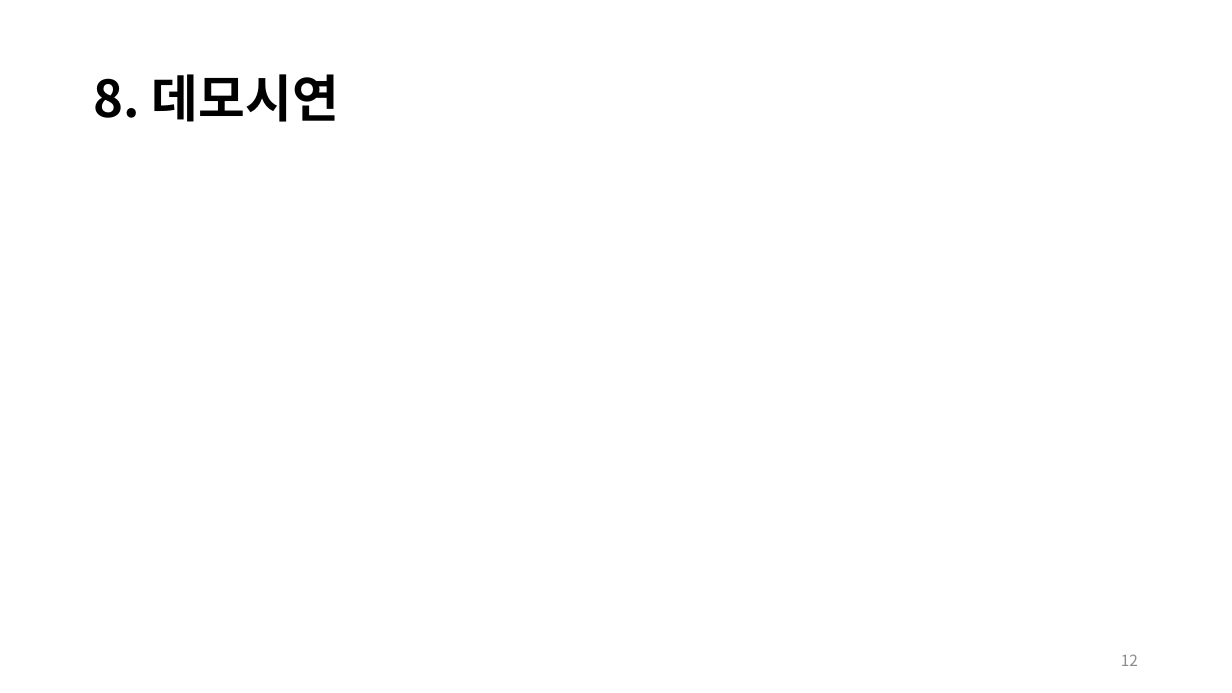
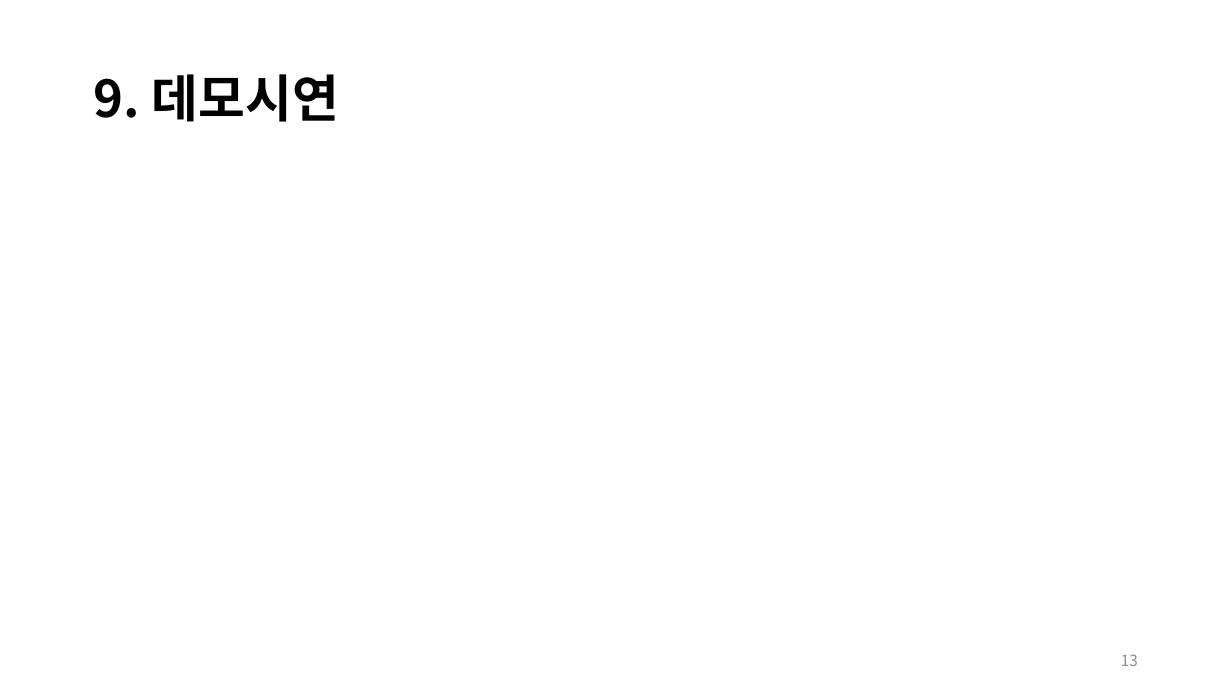
Before and after one commit to JinsooLee-Testing/aww, a slide deck: slide 13 of 기획문서/중간발표/Aww_중간발표.pptx (slide 12 before the commit). Drawn at 1232x693 pixels with LibreOffice and Linux fonts; fonts in the diff are those of the drawing; background and template pictures are left out. Boxes give left, top, right and bottom in pixels: in the first picture for what was removed or moved away, otherwise in the second. Text is boxed around its words. In the diff, an @@ line names an element or a change of style, - is before the commit and + after.

```diff
--- a/기획문서/중간발표/Aww_중간발표.pptx
+++ b/기획문서/중간발표/Aww_중간발표.pptx
@@ title at bbox=[94, 74, 339, 122]: text changed @@
-8. 데모시연
+9. 데모시연
@@ page number at bbox=[1121, 654, 1138, 666]: text changed @@
-12
+13
```
Also in this commit, not shown: 8 other slides changed, 2 slides added, 1 other file.
